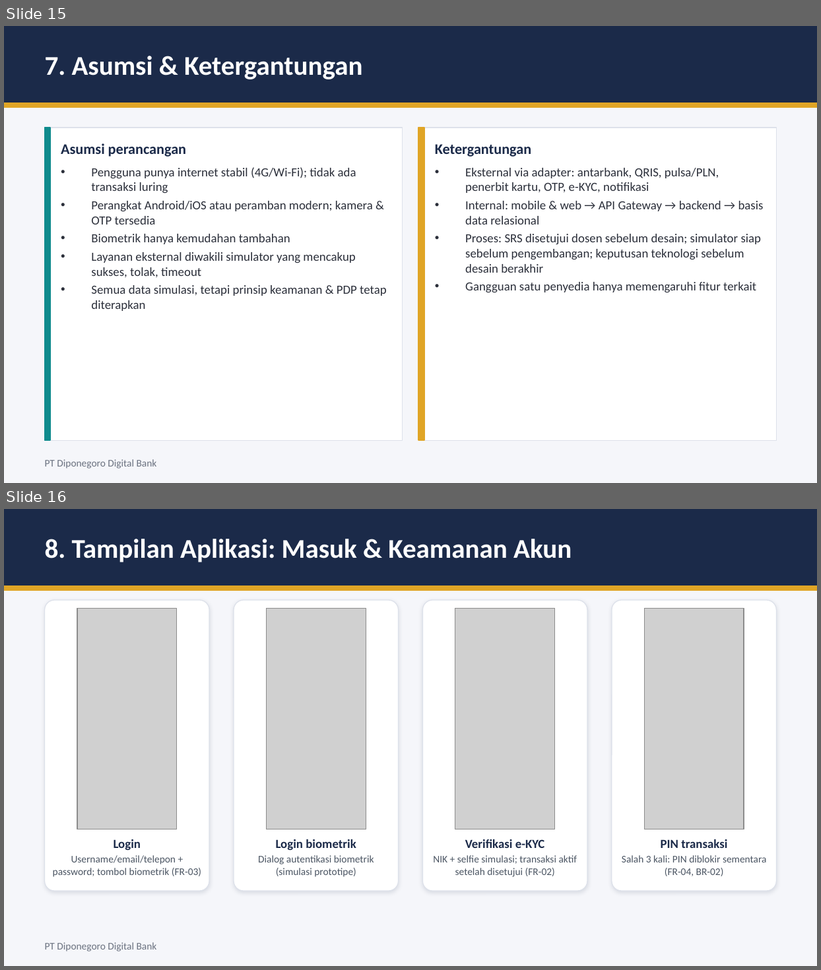
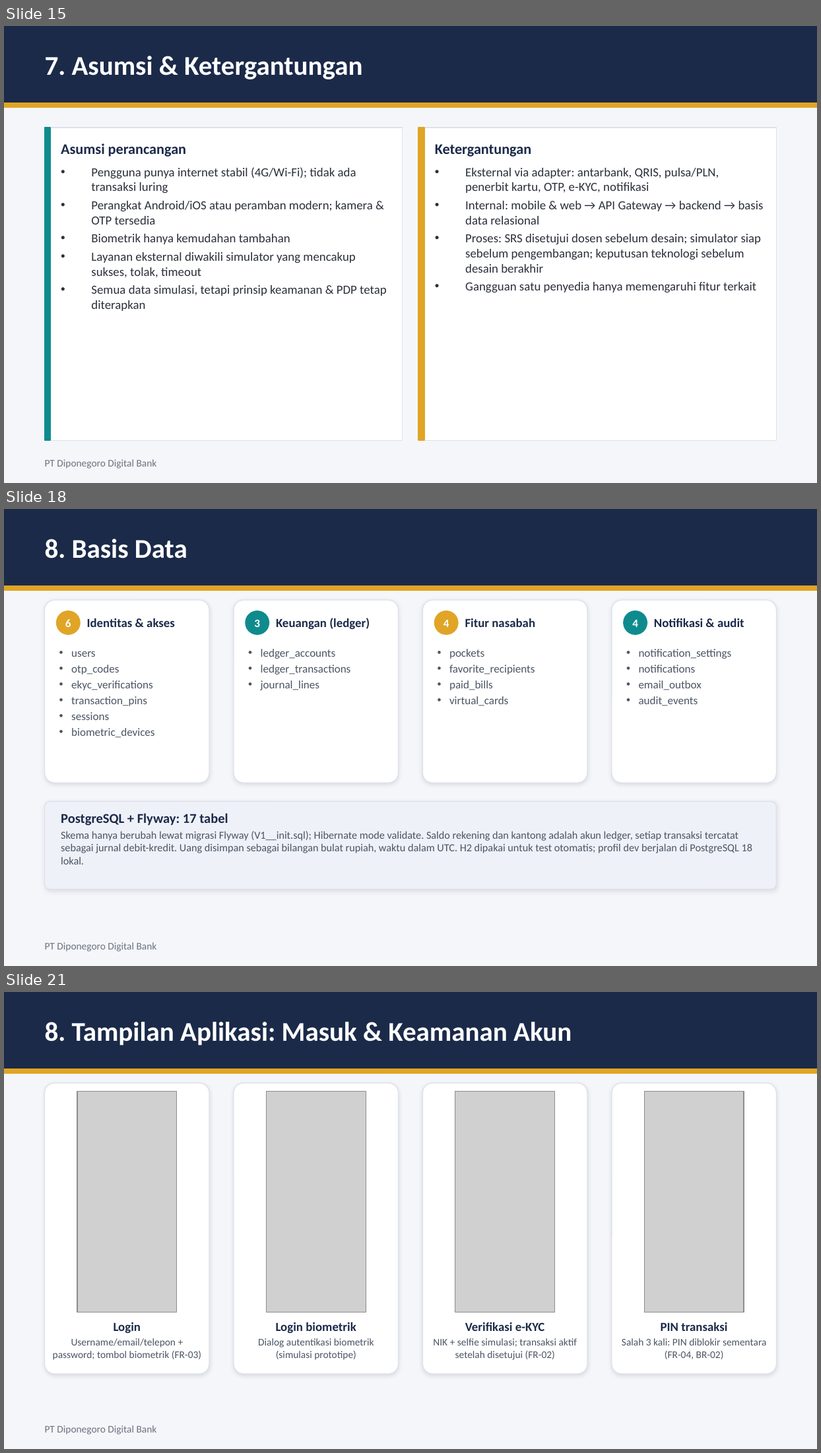
Before and after one commit to SOL-glorious26/diponegoro-digital-bank, a slide deck: Presentasi/17_november_2026/PPT Final.pptx. Shown one above the other, each under a label of ours: slides 15 and 16 before the commit, slides 15, 18 and 21 after it; the slides between them are not shown. The pictures are 821x970 and 821x1453 pixels, drawn with LibreOffice and Linux fonts; fonts in the diff are those of the drawing; grey boxes stand for pictures. Boxes give left, top, right and bottom in pixels: in the first picture for what was removed or moved away, otherwise in the second. Text is boxed around its words. In the diff, an @@ line names an element or a change of style, - is before the commit and + after.

Commit message:
PPT Final: slide teknologi, arsitektur backend, basis data, deployment, dan pembagian modul kerja
Tambahan slide 16-20 pada bagian 8 dan butir agenda 8 diganti menjadi Teknologi & tampilan aplikasi. MDTA v0.2 disimpan ulang dari Word (nomor halaman).

```diff
--- a/Presentasi/17_november_2026/PPT Final.pptx
+++ b/Presentasi/17_november_2026/PPT Final.pptx
@@ slide 18 added at [4, 509, 817, 966], background #F5F6FA @@
@@ rectangle added at [4, 509, 817, 586], fill #1B2A49, outline #1B2A49 1 pt @@
@@ text added at [45, 539, 187, 559], 24 pt, text #FFFFFF, bold @@
+8. Basis Data
@@ rectangle added at [4, 586, 817, 590], fill #E0A526, outline #E0A526 1 pt @@
@@ rounded rectangle added at [45, 600, 209, 783], fill #FFFFFF, outline #DDE1EA 0.75 pt @@
@@ rounded rectangle added at [234, 600, 399, 783], fill #FFFFFF, outline #DDE1EA 0.75 pt @@
@@ rounded rectangle added at [422, 600, 587, 783], fill #FFFFFF, outline #DDE1EA 0.75 pt @@
@@ rounded rectangle added at [611, 600, 776, 783], fill #FFFFFF, outline #DDE1EA 0.75 pt @@
@@ ellipse added at [56, 611, 81, 635], fill #E0A526, 10 pt, text #FFFFFF, bold @@
+6
@@ text added at [87, 618, 175, 627], 11 pt, text #1B2A49, bold @@
+Identitas & akses
@@ ellipse added at [245, 611, 269, 635], fill #0F8B8D, 10 pt, text #FFFFFF, bold @@
+3
@@ text added at [276, 618, 370, 629], 11 pt, text #1B2A49, bold @@
+Keuangan (ledger)
@@ ellipse added at [434, 611, 459, 635], fill #E0A526, 10 pt, text #FFFFFF, bold @@
+4
@@ text added at [465, 618, 535, 627], 11 pt, text #1B2A49, bold @@
+Fitur nasabah
@@ ellipse added at [624, 611, 648, 635], fill #0F8B8D, 10 pt, text #FFFFFF, bold @@
+4
@@ text added at [654, 618, 745, 627], 11 pt, text #1B2A49, bold @@
+Notifikasi & audit
@@ text added at [71, 651, 154, 738], 10 pt, text #4B5563 @@
+• users
+• otp_codes
+• ekyc_verifications
+• transaction_pins
+• sessions
+• biometric_devices
@@ text added at [261, 649, 351, 691], 10 pt, text #4B5563 @@
+• ledger_accounts
+• ledger_transactions
+• journal_lines
@@ text added at [450, 649, 535, 706], 10 pt, text #4B5563 @@
+• pockets
+• favorite_recipients
+• paid_bills
+• virtual_cards
@@ text added at [639, 649, 732, 706], 10 pt, text #4B5563 @@
+• notification_settings
+• notifications
+• email_outbox
+• audit_events
@@ rounded rectangle added at [45, 802, 776, 890], fill #EEF1F7, outline #DDE1EA 0.75 pt @@
@@ text added at [61, 813, 752, 865], 9.5 pt, text #4B5563 @@
+PostgreSQL + Flyway: 17 tabel
+Skema hanya berubah lewat migrasi Flyway (V1__init.sql); Hibernate mode validate. Saldo rekening dan kantong adalah akun ledger, setiap transaksi tercatat sebagai jurnal debit-kredit. Uang disimpan sebagai bilangan bulat rupiah, waktu dalam UTC. H2 dipakai untuk test otomatis; profil dev berjalan di PostgreSQL 18 lokal.
@@ text added at [45, 943, 157, 952], 9 pt, text #6B7280 @@
+PT Diponegoro Digital Bank
@@ what was slide 16 is now slide 21 @@
```
Also in this commit, not shown: 1 slide changed, 4 other slides added, 1 other file.
